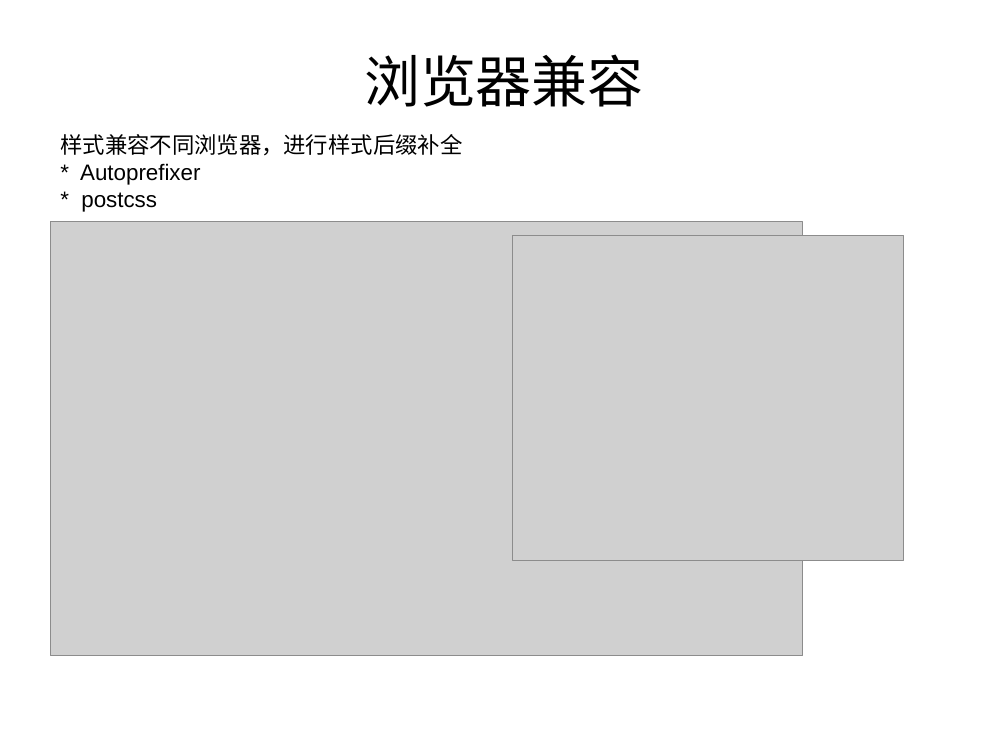
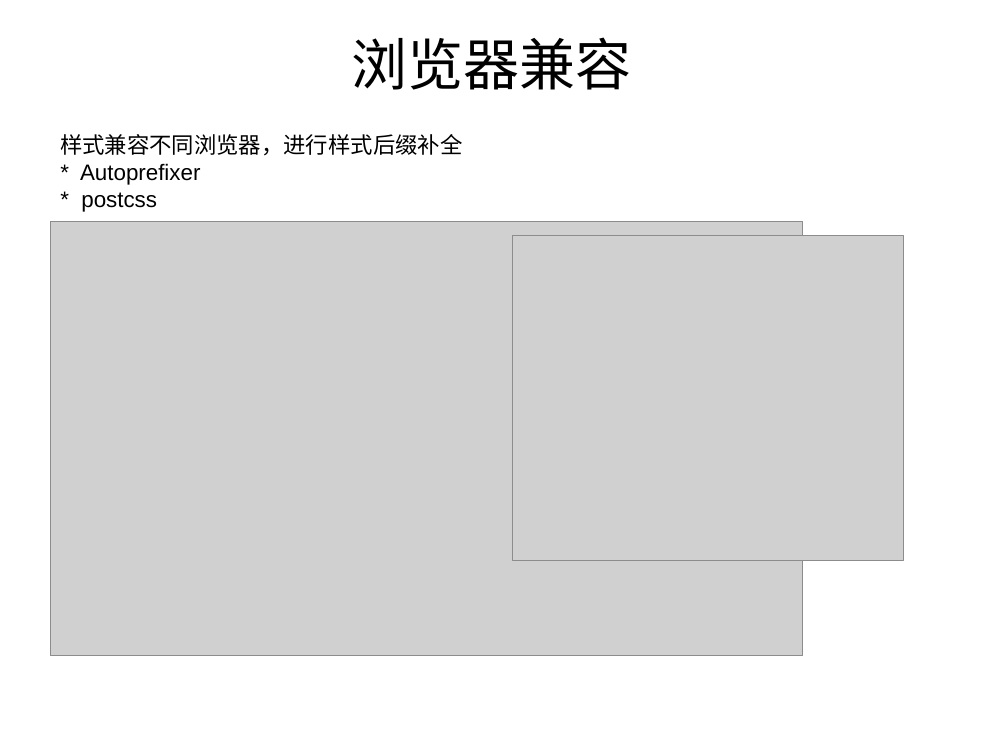
Before and after one commit to wangjiaoj/document, a slide deck: slide 13 of webpack/webpack教程.ppt. Drawn at 1008x756 pixels with LibreOffice and Linux fonts; fonts in the diff are those of the drawing; grey boxes stand for pictures. Boxes give left, top, right and bottom in pixels: in the first picture for what was removed or moved away, otherwise in the second. Text is boxed around its words. In the diff, an @@ line names an element or a change of style, - is before the commit and + after.

```diff
--- a/webpack/webpack教程.ppt
+++ b/webpack/webpack教程.ppt
@@ text "浏览器兼容": place and size @@
-text "浏览器兼容" at box(364, 54, 644, 107)
+text "浏览器兼容" at box(351, 37, 631, 90)
```
Also in this commit, not shown: 20 other slides changed, 1 slide added, 1 slide removed, 9 other files.
